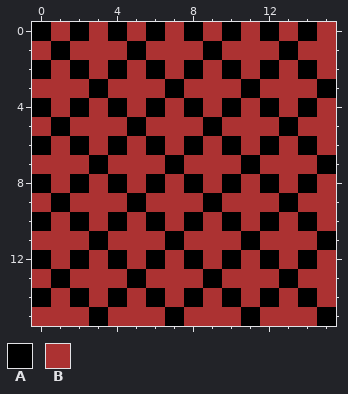
File history of a pixel-art file, Assets/Image/TileSet/Village/Toit.aseprite. Above is the file before it was changed.
16x16 pixels, 1 frame.
Palette (. is transparent): A #000000  B #ac3232
Pixels before, first column x 0:
 0 ABABABABABABABAB
 1 BABBBABBBABBBABB
 2 ABABABABABABABAB
 3 BBBABBBABBBABBBA
 4 ABABABABABABABAB
 5 BABBBABBBABBBABB
 6 ABABABABABABABAB
 7 BBBABBBABBBABBBA
 8 ABABABABABABABAB
 9 BABBBABBBABBBABB
10 ABABABABABABABAB
11 BBBABBBABBBABBBA
12 ABABABABABABABAB
13 BABBBABBBABBBABB
14 ABABABABABABABAB
15 BBBABBBABBBABBBA
New version:
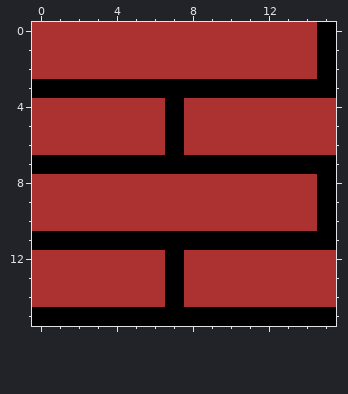
Edits made:
Changed rows in their new state; - is an unchanged pixel.
first column x 0:
 0 B-B-B-B-B-B-B-BA
 1 -B---B---B---B-A
 2 B-B-B-B-B-B-B-BA
 3 AAA-AAA-AAA-AAA-
 4 B-B-B-BAB-B-B-B-
 5 -B---B-A-B---B--
 6 B-B-B-BAB-B-B-B-
 7 AAA-AAA-AAA-AAA-
 8 B-B-B-B-B-B-B-BA
 9 -B---B---B---B-A
10 B-B-B-B-B-B-B-BA
11 AAA-AAA-AAA-AAA-
12 B-B-B-BAB-B-B-B-
13 -B---B-A-B---B--
14 B-B-B-BAB-B-B-B-
15 AAA-AAA-AAA-AAA-
